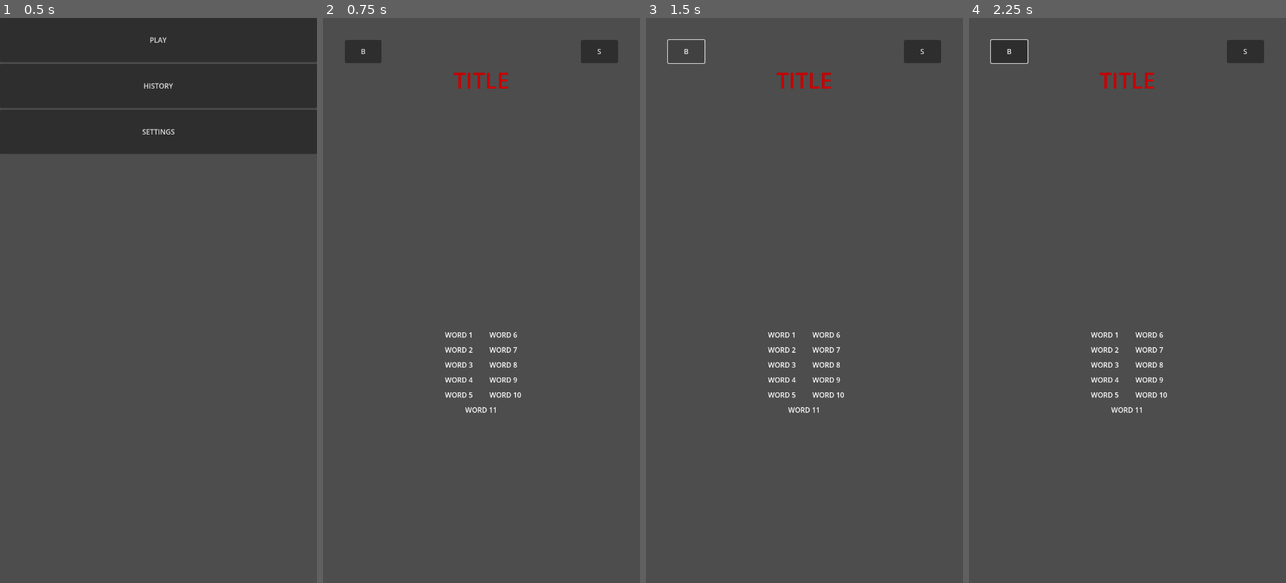
Above: before the commit, frames 1-4 (left to right).
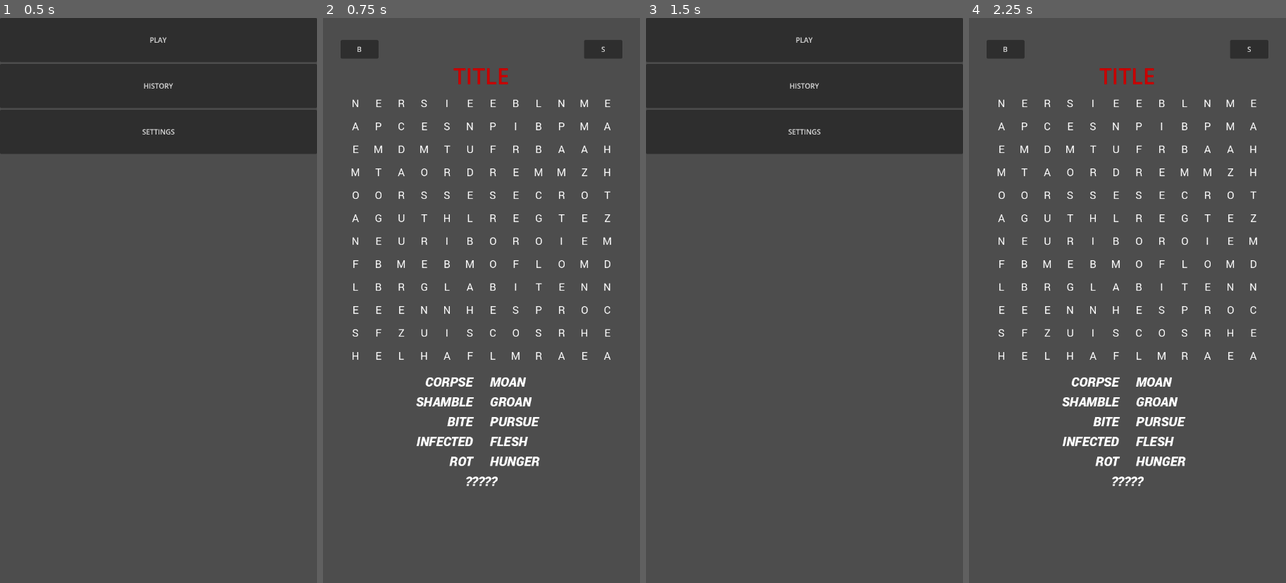
Above: after the commit, the same moments.

Repository: BreadCrowns/dailyWordSearchGodot
Game: Godot game, scene res://scenes/MainMenu.tscn
Same seed, same stepped clock (60 frames per second), same inputs: the game is played once before the commit and once after it.
Inputs (mouse positions are in pixels of both pictures, inside the frame that each line leads up to):
- Up to frame 1 (0.5 s): no input
- Up to frame 2 (0.75 s): click "PLAY" at 0.5 s
- Up to frame 3 (1.5 s): click "B" at 1.25 s
- Up to frame 4 (2.25 s): click (1127, 40) at 2 s, where only the run after the commit has a clickable "PLAY"

Frame 1 is identical in both runs. In frame 2, 4.7% of the frame differs, in the area x 5-95%, y 3-83%; in frame 3, 23%, in the area x 0-100%, y 0-70%; in frame 4, 4.7%.
Error before the commit: Parse Error: Expected statement, found "else" instead. (res://scripts/PuzzleScreen.gd:58)

Commit message:
Another baseline

Diff:
--- a/dailywordsearch/scripts/PuzzleScreen.gd
+++ b/dailywordsearch/scripts/PuzzleScreen.gd
@@ -40,13 +40,13 @@
 
 # Initialization
 func _ready():
-		http_request = HTTPRequest.new()
-		add_child(http_request)
-		http_request.request_completed.connect(_on_puzzle_request_completed)
-		puzzle_date = Time.get_date_string_from_system()
-		request_puzzle(puzzle_date)
-		set_process_input(true)
-		back_button.pressed.connect(_on_back_pressed)
+	http_request = HTTPRequest.new()
+	add_child(http_request)
+	http_request.request_completed.connect(_on_puzzle_request_completed)
+	puzzle_date = Time.get_date_string_from_system()
+	request_puzzle(puzzle_date)
+	set_process_input(true)
+	back_button.pressed.connect(_on_back_pressed)
 
 # Handle back button press
 func _on_back_pressed():
@@ -55,22 +55,22 @@
 		var main_menu = scene.instantiate()
 		get_tree().root.add_child(main_menu)
 		queue_free()
-		else:
-				push_error("Failed to load MainMenu.tscn")
+	else:
+		push_error("Failed to load MainMenu.tscn")
 
 func request_puzzle(date: String):
-		var url = "https://your-project.firebaseio.com/puzzles/%s.json" % date
-		http_request.request(url)
+	var url = "https://your-project.firebaseio.com/puzzles/%s.json" % date
+	http_request.request(url)
 
 func _on_puzzle_request_completed(result, response_code, headers, body):
-		if result == OK and response_code == 200:
-				var text = body.get_string_from_utf8()
-				var data = JSON.parse_string(text)
-				if typeof(data) == TYPE_DICTIONARY:
-						grid_letters = data.get("grid", grid_letters)
-						words = data.get("words", words)
-		generate_grid()
-		load_words()
+	if result == OK and response_code == 200:
+		var text = body.get_string_from_utf8()
+		var data = JSON.parse_string(text)
+		if typeof(data) == TYPE_DICTIONARY:
+			grid_letters = data.get("grid", grid_letters)
+			words = data.get("words", words)
+	generate_grid()
+	load_words()
 
 # Generate the letter grid from the predefined string
 func generate_grid():
@@ -85,9 +85,9 @@
 	var index := 0
 	for y in range(GRID_SIZE):
 		for x in range(GRID_SIZE):
-						var label = Label.new()
-						label.text = grid_letters[index]
-						index += 1
+			var label = Label.new()
+			label.text = grid_letters[index]
+			index += 1
 			label.horizontal_alignment = HORIZONTAL_ALIGNMENT_CENTER
 			label.vertical_alignment = VERTICAL_ALIGNMENT_CENTER
 			label.size_flags_horizontal = Control.SIZE_EXPAND_FILL
@@ -95,29 +95,28 @@
 			label.custom_minimum_size = Vector2(48, 48)
 			label.add_theme_font_size_override("font_size", 24)
 			label.add_theme_font_override("font", load("res://fonts/Roboto-Regular.ttf"))
-			#label.add_theme_font_override("font", preload("res://fonts/RobotoFont.tres"))
 			label.set_meta("grid_pos", Vector2i(x, y))
 			grid.add_child(label)
 
 # Load and display the word list
 func load_words():
-		for i in range(min(5, words.size())):
-				word_list_col1[i].text = words[i].to_upper()
-				word_list_col1[i].add_theme_color_override("font_color", Color.WHITE)
-				word_list_col1[i].add_theme_font_size_override("font_size", 30)
-				word_list_col1[i].add_theme_font_override("font", load("res://fonts/Roboto-BlackItalic.ttf"))
-		for i in range(5, min(10, words.size())):
-				word_list_col2[i - 5].text = words[i].to_upper()
-				word_list_col2[i - 5].add_theme_color_override("font_color", Color.WHITE)
-				word_list_col2[i - 5].add_theme_font_size_override("font_size", 30)
-				word_list_col2[i - 5].add_theme_font_override("font", load("res://fonts/Roboto-BlackItalic.ttf"))
-		if words.size() > 10:
-				word_label_center.text = words[10].to_upper()
-		else:
-				word_label_center.text = ""
-		word_label_center.add_theme_color_override("font_color", Color.WHITE)
-		word_label_center.add_theme_font_size_override("font_size", 30)
-		word_label_center.add_theme_font_override("font", load("res://fonts/Roboto-BlackItalic.ttf"))
+	for i in range(min(5, words.size())):
+		word_list_col1[i].text = words[i].to_upper()
+		word_list_col1[i].add_theme_color_override("font_color", Color.WHITE)
+		word_list_col1[i].add_theme_font_size_override("font_size", 30)
+		word_list_col1[i].add_theme_font_override("font", load("res://fonts/Roboto-BlackItalic.ttf"))
+	for i in range(5, min(10, words.size())):
+		word_list_col2[i - 5].text = words[i].to_upper()
+		word_list_col2[i - 5].add_theme_color_override("font_color", Color.WHITE)
+		word_list_col2[i - 5].add_theme_font_size_override("font_size", 30)
+		word_list_col2[i - 5].add_theme_font_override("font", load("res://fonts/Roboto-BlackItalic.ttf"))
+	if words.size() > 10:
+		word_label_center.text = "?????"
+	else:
+		word_label_center.text = ""
+	word_label_center.add_theme_color_override("font_color", Color.WHITE)
+	word_label_center.add_theme_font_size_override("font_size", 30)
+	word_label_center.add_theme_font_override("font", load("res://fonts/Roboto-BlackItalic.ttf"))
 
 # Input handling
 func _input(event):
@@ -128,7 +127,6 @@
 				return
 			drag_start = get_grid_cell_from_position(event.position)
 			dragging = true
-			# create temp line
 			active_line = Line2D.new()
 			active_line.width = 30
 			active_line.default_color = Color.from_hsv(randf(), 1.0, 1.0)
@@ -164,45 +162,45 @@
 	if not is_straight_line(start, end):
 		return false
 
-		var selected_word := ""
-		var pos = start
-		while pos != end + step:
-				var index = pos.y * GRID_SIZE + pos.x
-				if index >= 0 and index < grid_letters.length():
-						selected_word += grid_letters[index]
-				pos += step
-
-		var match := words.any(func(w): return w.to_lower() == selected_word.to_lower() or w.to_lower() == selected_word.reverse().to_lower())
-		if match:
-				var normalized = selected_word.to_lower()
-				if normalized not in solved_words:
-						solved_words.append(normalized)
-				for label in word_list_col1 + word_list_col2 + [word_label_center]:
-						if words.size() > 10 and label == word_label_center and (words[10].to_lower() == normalized or words[10].to_lower() == normalized.reverse()):
-								label.text = words[10].to_upper()
-								label.add_theme_color_override("font_color", Color.GREEN)
-								break
-						elif label.text.to_lower() == normalized or label.text.to_lower() == normalized.reverse():
-								label.add_theme_color_override("font_color", Color.GREEN)
-								break
-				if solved_words.size() == words.size():
-						_record_history()
-				return true
-		return false
+	var selected_word := ""
+	var pos = start
+	while pos != end + step:
+		var index = pos.y * GRID_SIZE + pos.x
+		if index >= 0 and index < grid_letters.length():
+			selected_word += grid_letters[index]
+		pos += step
+
+	var match := words.any(func(w): return w.to_lower() == selected_word.to_lower() or w.to_lower() == selected_word.reverse().to_lower())
+	if match:
+		var normalized = selected_word.to_lower()
+		if normalized not in solved_words:
+			solved_words.append(normalized)
+		for label in word_list_col1 + word_list_col2 + [word_label_center]:
+			if words.size() > 10 and label == word_label_center and (words[10].to_lower() == normalized or words[10].to_lower() == normalized.reverse()):
+				label.text = words[10].to_upper()
+				label.add_theme_color_override("font_color", Color.GREEN)
+				break
+			elif label.text.to_lower() == normalized or label.text.to_lower() == normalized.reverse():
+				label.add_theme_color_override("font_color", Color.GREEN)
+				break
+		if solved_words.size() == words.size():
+			_record_history()
+		return true
+	return false
 
 func _record_history():
-		var path = "user://history.json"
-		var history = []
-		if FileAccess.file_exists(path):
-				var file = FileAccess.open(path, FileAccess.READ)
-				var data = JSON.parse_string(file.get_as_text())
-				file.close()
-				if typeof(data) == TYPE_ARRAY:
-						history = data
-		history.append({"date": puzzle_date, "solved_words": solved_words})
-		var file = FileAccess.open(path, FileAccess.WRITE)
-		file.store_string(JSON.stringify(history))
+	var path = "user://history.json"
+	var history = []
+	if FileAccess.file_exists(path):
+		var file = FileAccess.open(path, FileAccess.READ)
+		var data = JSON.parse_string(file.get_as_text())
 		file.close()
+		if typeof(data) == TYPE_ARRAY:
+			history = data
+	history.append({"date": puzzle_date, "solved_words": solved_words})
+	var file = FileAccess.open(path, FileAccess.WRITE)
+	file.store_string(JSON.stringify(history))
+	file.close()
 
 # Utilities
 func get_grid_cell_from_position(pos: Vector2) -> Vector2i:
